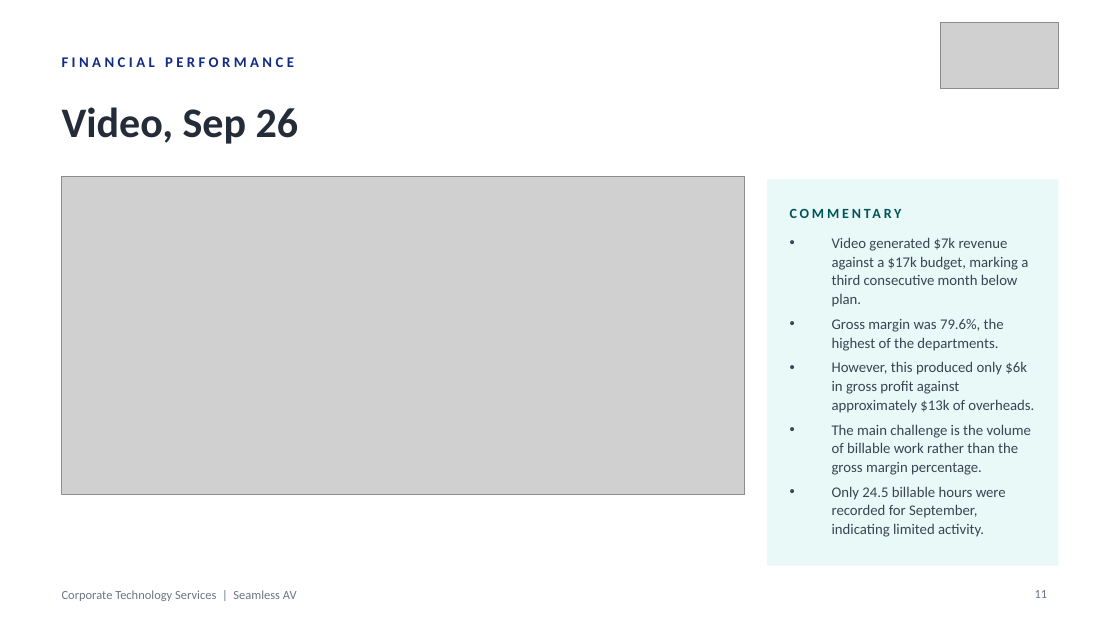
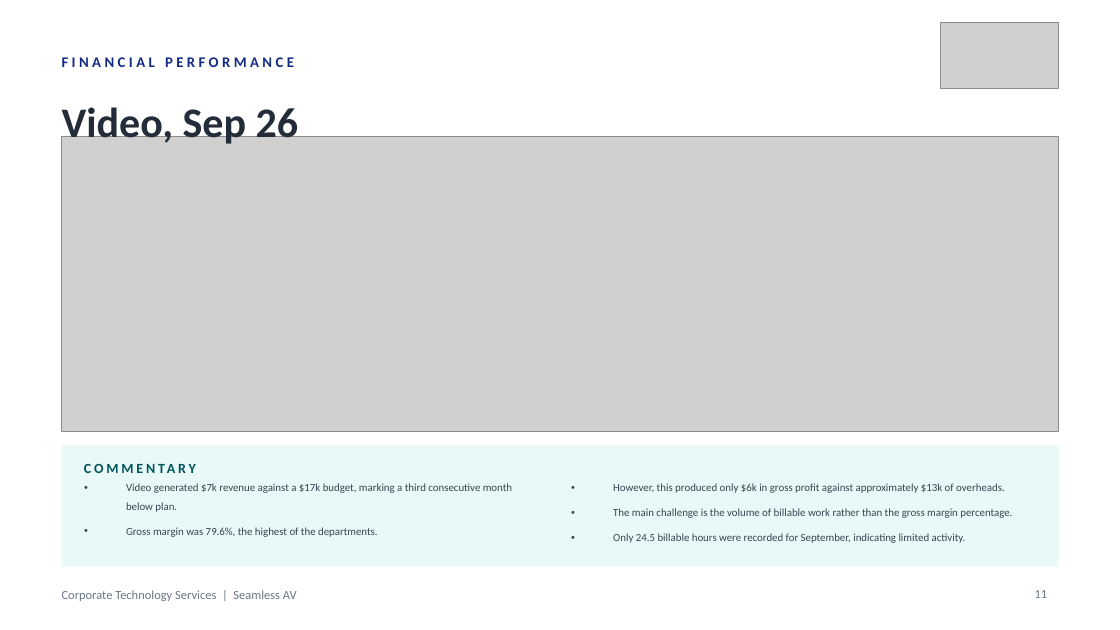
Before and after one commit to WesleyNelson-O33/Claude, a slide deck: slide 11 of deck/CTS Monthly Business Review - 30092026.pptx. Drawn at 1120x630 pixels with LibreOffice and Linux fonts; fonts in the diff are those of the drawing; grey boxes stand for pictures. Boxes give left, top, right and bottom in pixels: in the first picture for what was removed or moved away, otherwise in the second. Text is boxed around its words. In the diff, an @@ line names an element or a change of style, - is before the commit and + after.

```diff
--- a/deck/CTS Monthly Business Review - 30092026.pptx
+++ b/deck/CTS Monthly Business Review - 30092026.pptx
@@ picture: place and size @@
-picture at (62, 177, 745, 495)
+picture at (62, 137, 1058, 432)
@@ text at (832, 237, 1028, 351): paragraphs removed @@
-• Video generated $7k revenue against a $17k budget, marking a third consecutive month below plan.
-• Gross margin was 79.6%, the highest of the departments.
@@ rectangle: place and size @@
-rectangle at (767, 179, 1058, 566)
+rectangle at (62, 446, 1058, 567)
@@ text "COMMENTARY" rewrapped from (790, 199, 1036, 227) to (84, 455, 420, 483) @@
@@ text "However, this produced only $6k ...": place and size @@
-text "However, this produced only $6k ..." at (832, 237, 1034, 537)
+text "However, this produced only $6k ..." at (613, 483, 1012, 543)
@@ text "However, this produced only $6k ..." at (613, 483, 1012, 543): size 9.5 to 7 pt @@
@@ text added at (126, 483, 512, 537), 7 pt, text #3A4453 @@
+• Video generated $7k revenue against a $17k budget, marking a third consecutive month below plan.
+• Gross margin was 79.6%, the highest of the departments.
```
Also in this commit, not shown: 6 other slides changed, 1 other file.
